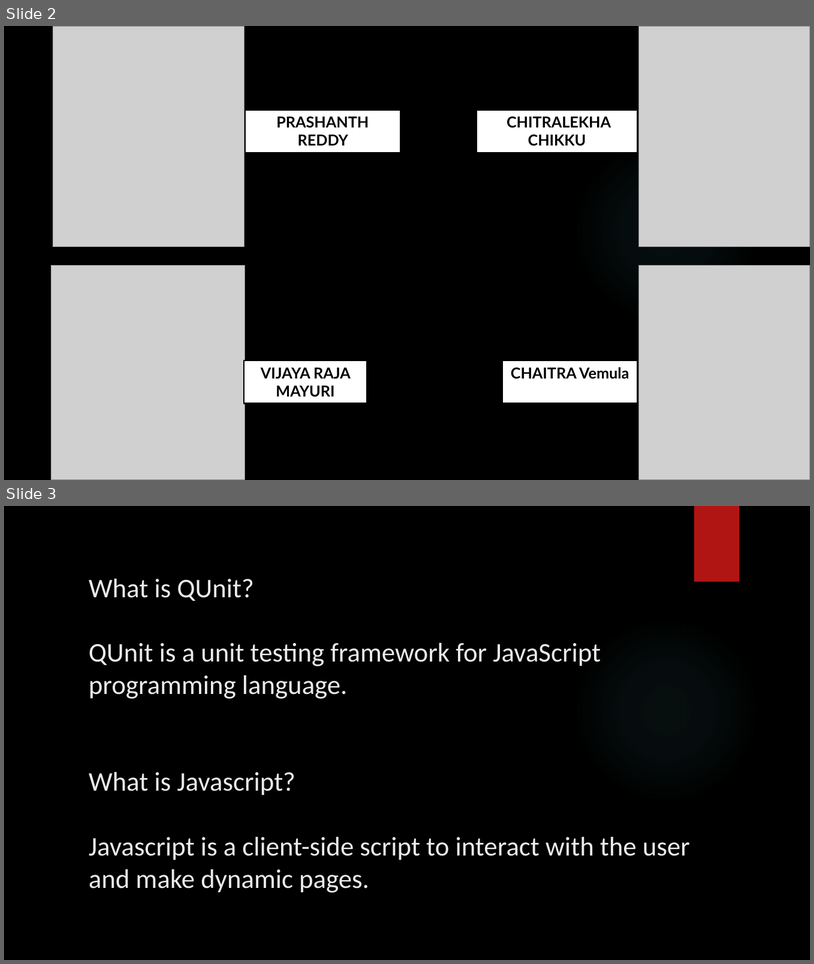
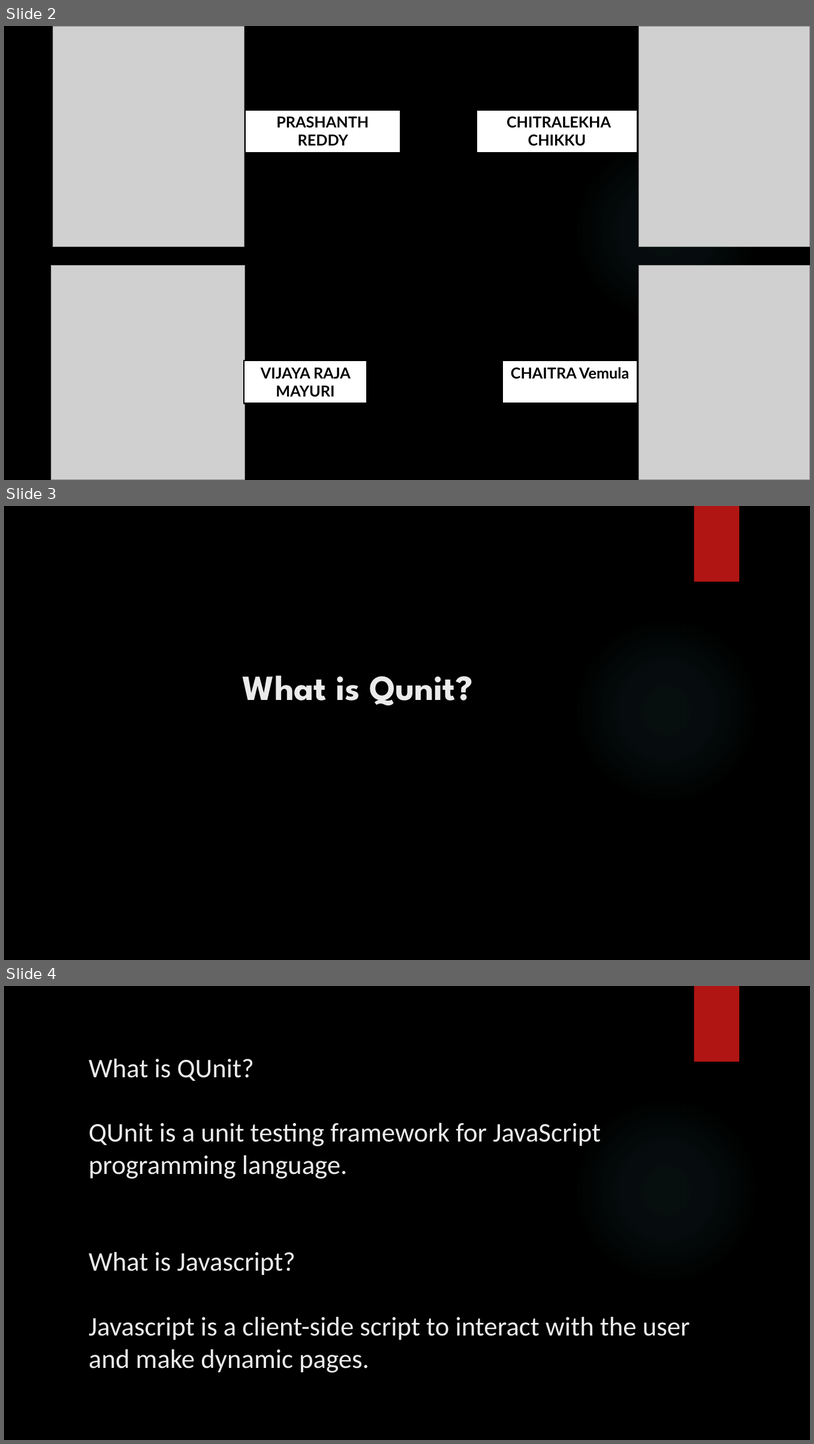
Before and after one commit to prashanthr036/qUnit-WS, a slide deck: docs/TestingQunit.pptx. Shown one above the other, each under a label of ours: slides 2 and 3 before the commit, slides 2, 3 and 4 after it. The pictures are 814x964 and 814x1444 pixels, drawn with LibreOffice and Linux fonts; fonts in the diff are those of the drawing; grey boxes stand for pictures; background and template pictures are left out. Boxes give left, top, right and bottom in pixels: in the first picture for what was removed or moved away, otherwise in the second. Text is boxed around its words. In the diff, an @@ line names an element or a change of style, - is before the commit and + after.

```diff
--- a/docs/TestingQunit.pptx
+++ b/docs/TestingQunit.pptx
@@ slide 3 added at bbox=[4, 506, 810, 960], background picture (left out); not listed: 2 template elements that a slide beside it also shows @@
@@ title added at bbox=[242, 675, 473, 705], 42 pt, text #EBEBEB, bold @@
+What is Qunit?
@@ what was slide 3 is now slide 4 @@
```
Also in this commit, not shown: 2 slides changed.
